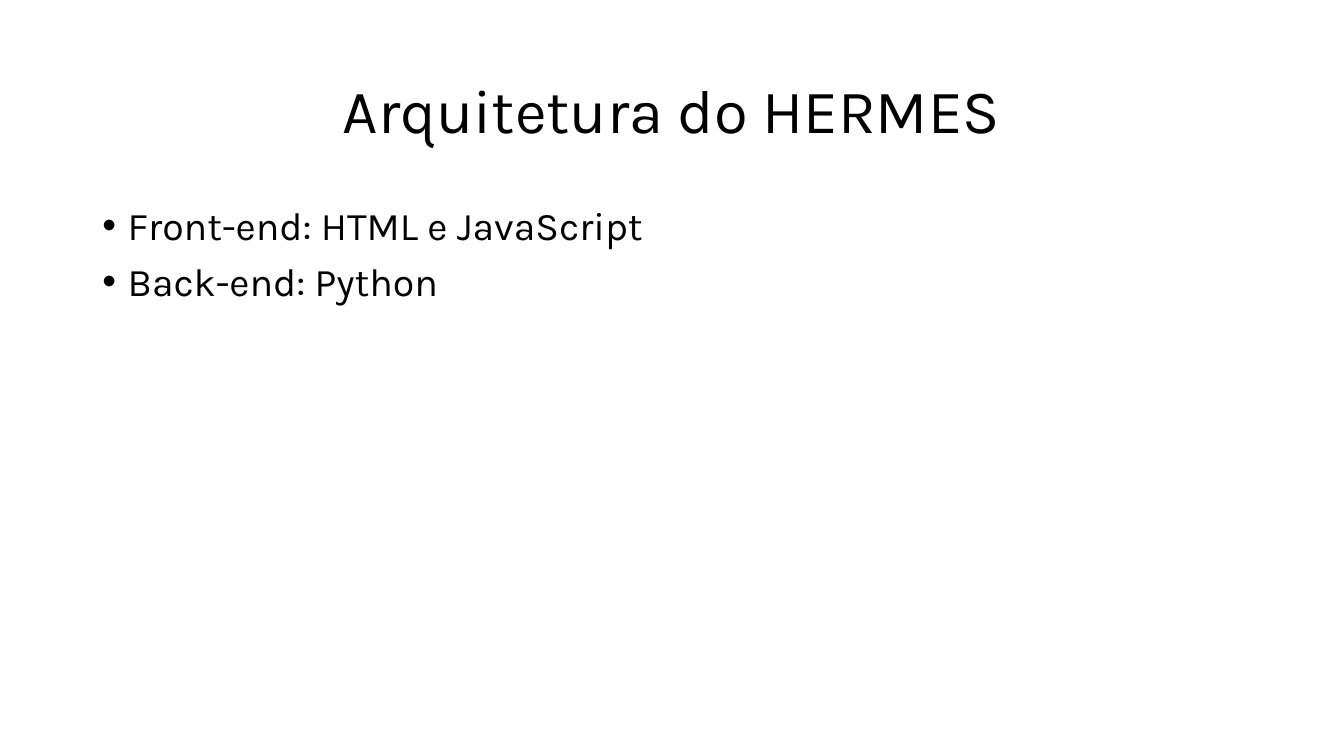
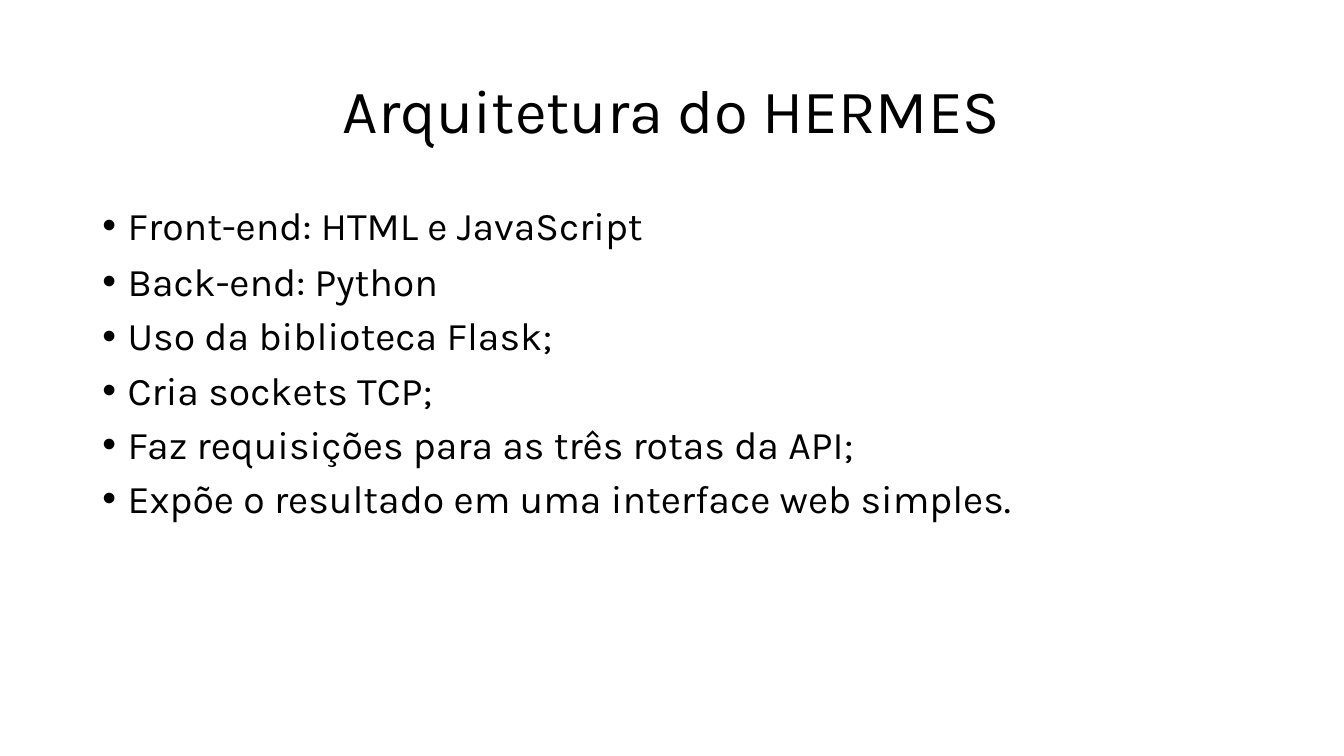
Before and after one commit to joao-martinho/trabalho_PRC_2025-2, a slide deck: slide 3 of docs/slides_hermes.odp. Drawn at 1344x756 pixels with LibreOffice and Linux fonts; fonts in the diff are those of the drawing. Boxes give left, top, right and bottom in pixels: in the first picture for what was removed or moved away, otherwise in the second. Text is boxed around its words. In the diff, an @@ line names an element or a change of style, - is before the commit and + after.

```diff
--- a/docs/slides_hermes.odp
+++ b/docs/slides_hermes.odp
@@ text at (x1=128, y1=323, x2=1011, y2=523): paragraphs added @@
+    • Uso da biblioteca Flask;
+    • Cria sockets TCP;
+    • Faz requisições para as três rotas da API;
+    • Expõe o resultado em uma interface web simples.
```
Also in this commit, not shown: 2 other slides changed, 1 slide added.
